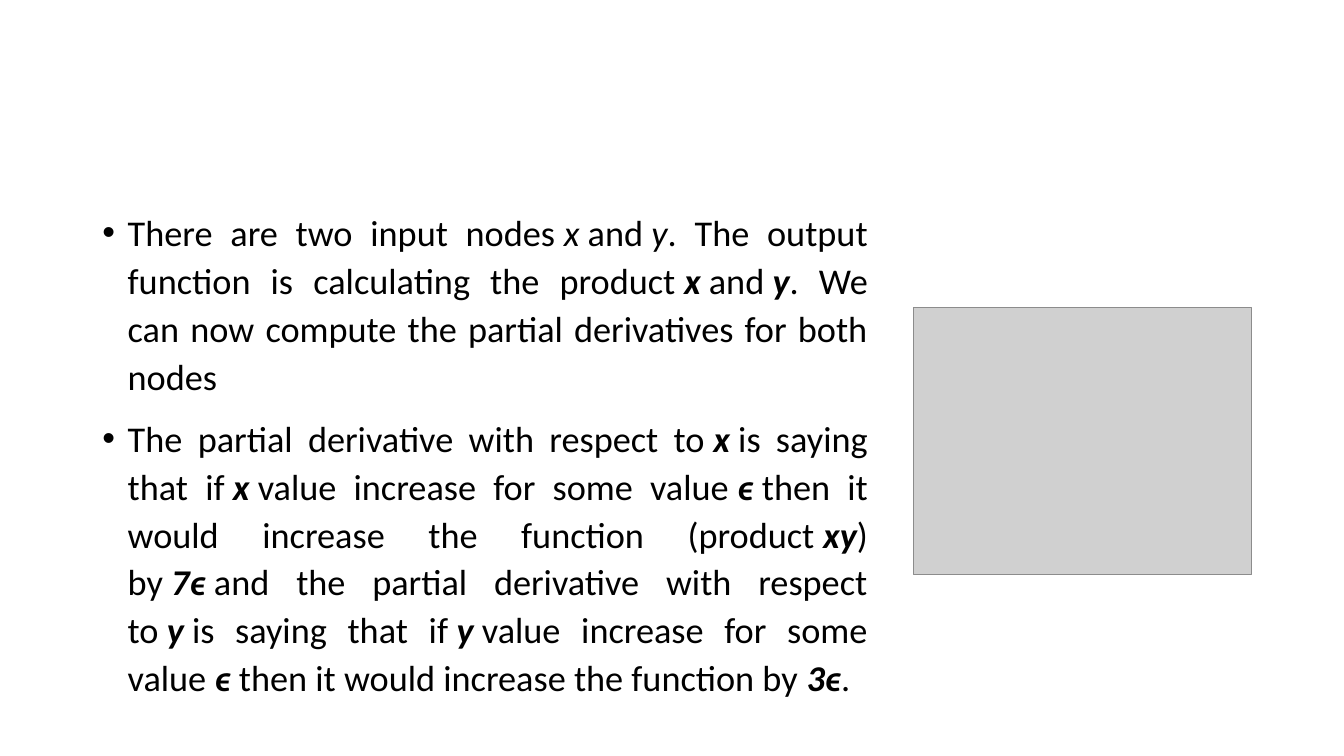
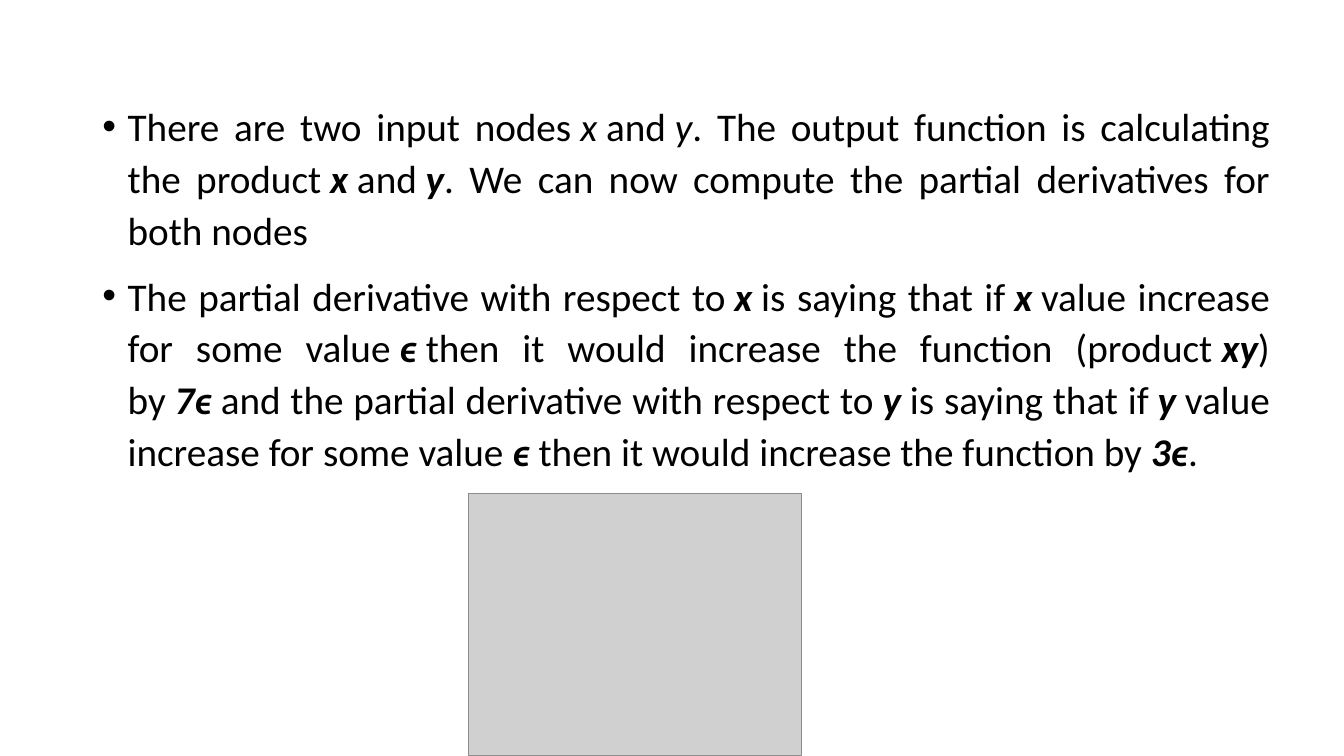
Before and after one commit to RashmivernekarN/ai_with_python_keonics, a slide deck: slide 19 of Module7/7ppt.pptx (slide 17 before the commit). Drawn at 1344x756 pixels with LibreOffice and Linux fonts; fonts in the diff are those of the drawing; grey boxes stand for pictures. Boxes give left, top, right and bottom in pixels: in the first picture for what was removed or moved away, otherwise in the second. Text is boxed around its words. In the diff, an @@ line names an element or a change of style, - is before the commit and + after.

```diff
--- a/Module7/7ppt.pptx
+++ b/Module7/7ppt.pptx
@@ text "There are two input nodes ...": place and size @@
-text "There are two input nodes ..." at <box>128,220,868,697</box>
+text "There are two input nodes ..." at <box>128,113,1270,473</box>
@@ text "There are two input nodes ..." at <box>128,113,1270,473</box>: size 25.9 to 28 pt @@
@@ picture: place and size @@
-picture at <box>913,308,1252,575</box>
+picture at <box>469,493,802,756</box>
```
Also in this commit, not shown: 5 other slides changed, 7 slides added, 1 slide removed, 13 other files.
